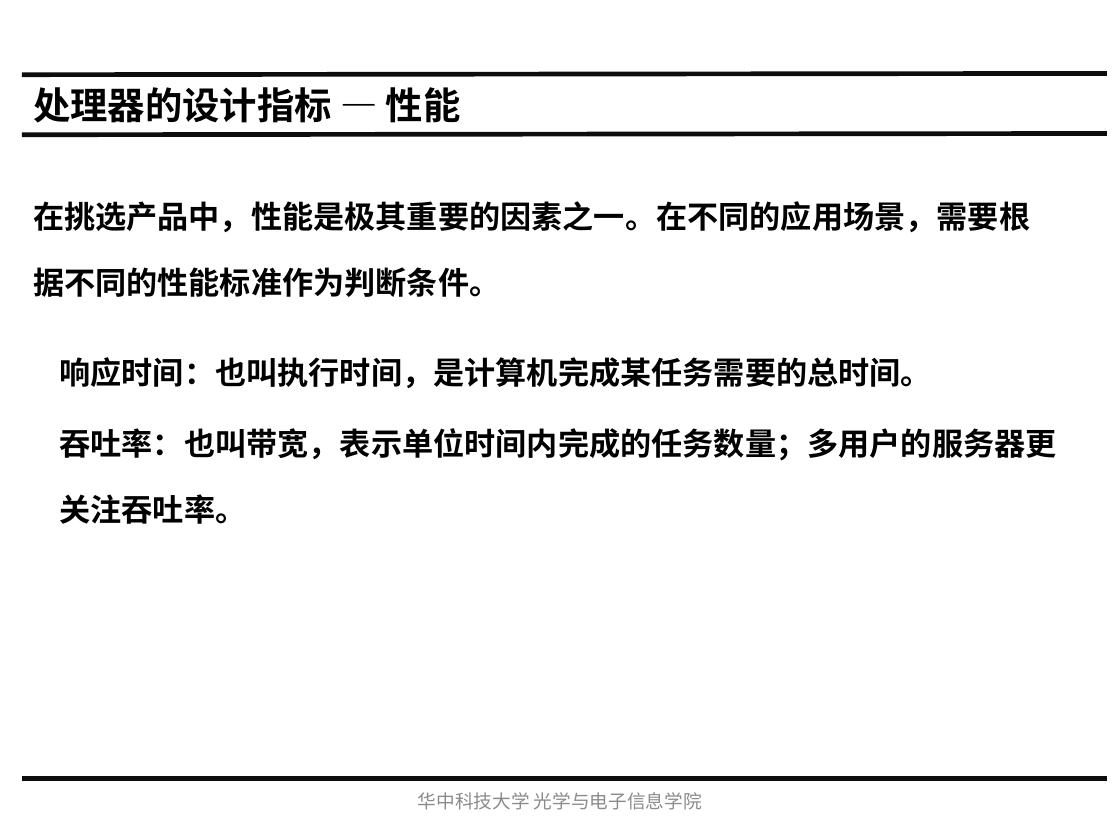
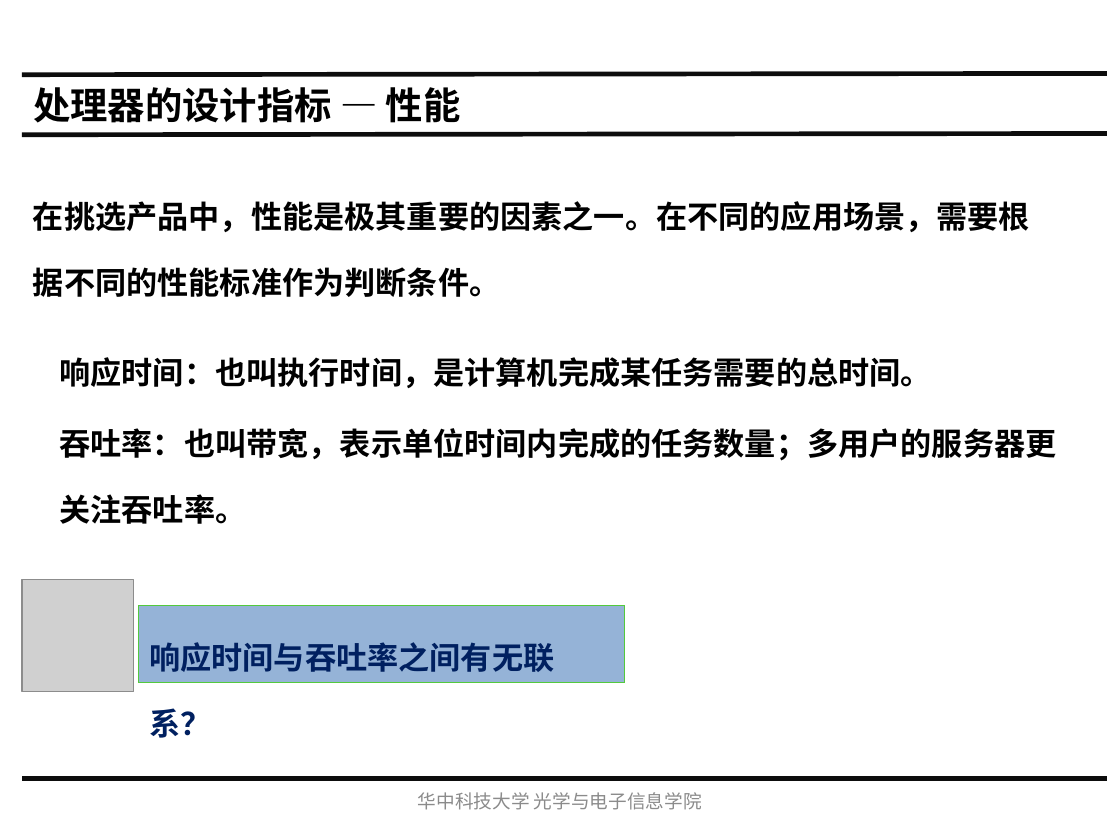
Before and after one commit to hust-gaoyujing/routine, a slide deck: slide 17 of daily/202105-risc-v/202105-risc-v/20210430-绪论/绪论.pptx. Drawn at 1120x840 pixels with LibreOffice and Linux fonts; fonts in the diff are those of the drawing; grey boxes stand for pictures. Boxes give left, top, right and bottom in pixels: in the first picture for what was removed or moved away, otherwise in the second. Text is boxed around its words. In the diff, an @@ line names an element or a change of style, - is before the commit and + after.

```diff
--- a/daily/202105-risc-v/202105-risc-v/20210430-绪论/绪论.pptx
+++ b/daily/202105-risc-v/202105-risc-v/20210430-绪论/绪论.pptx
@@ picture added at [22,580,134,692] @@
@@ rectangle added at [138,605,624,682], fill #95B3D7, outline #53C93D 0.75 pt, 20 pt, text #002060, bold @@
+响应时间与吞吐率之间有无联系？
```
Also in this commit, not shown: 3 other slides changed.
